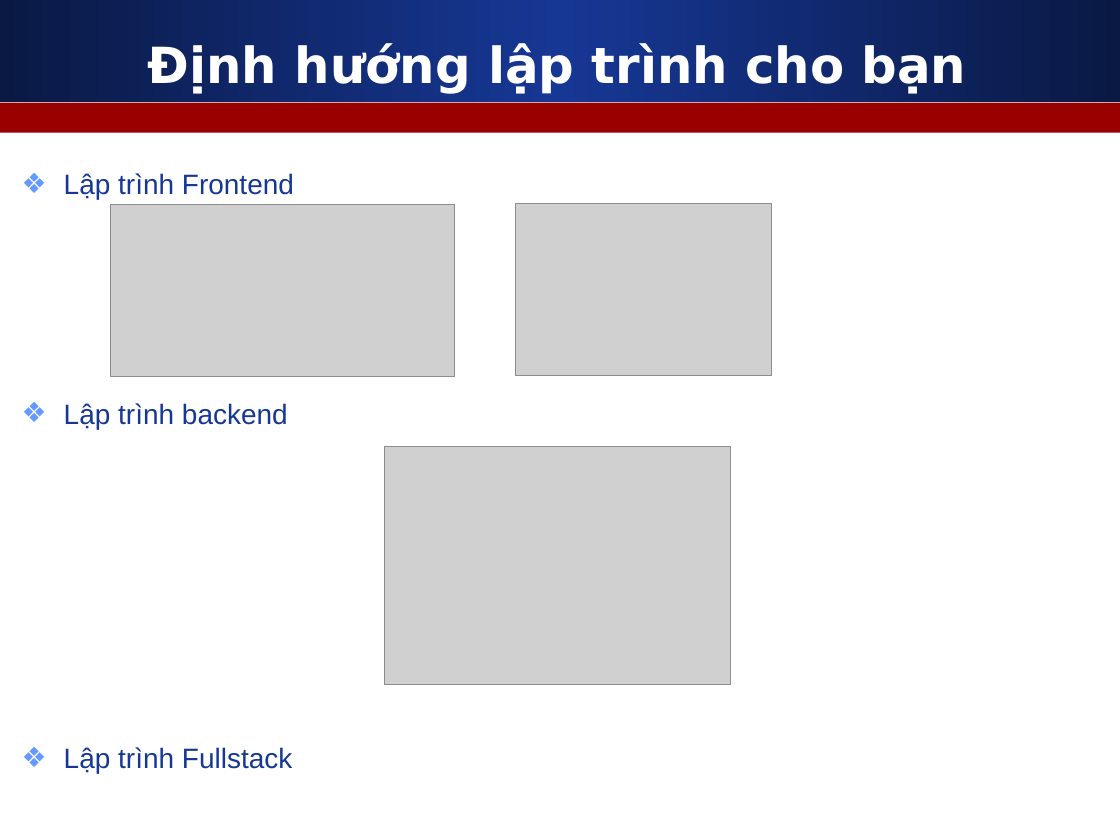
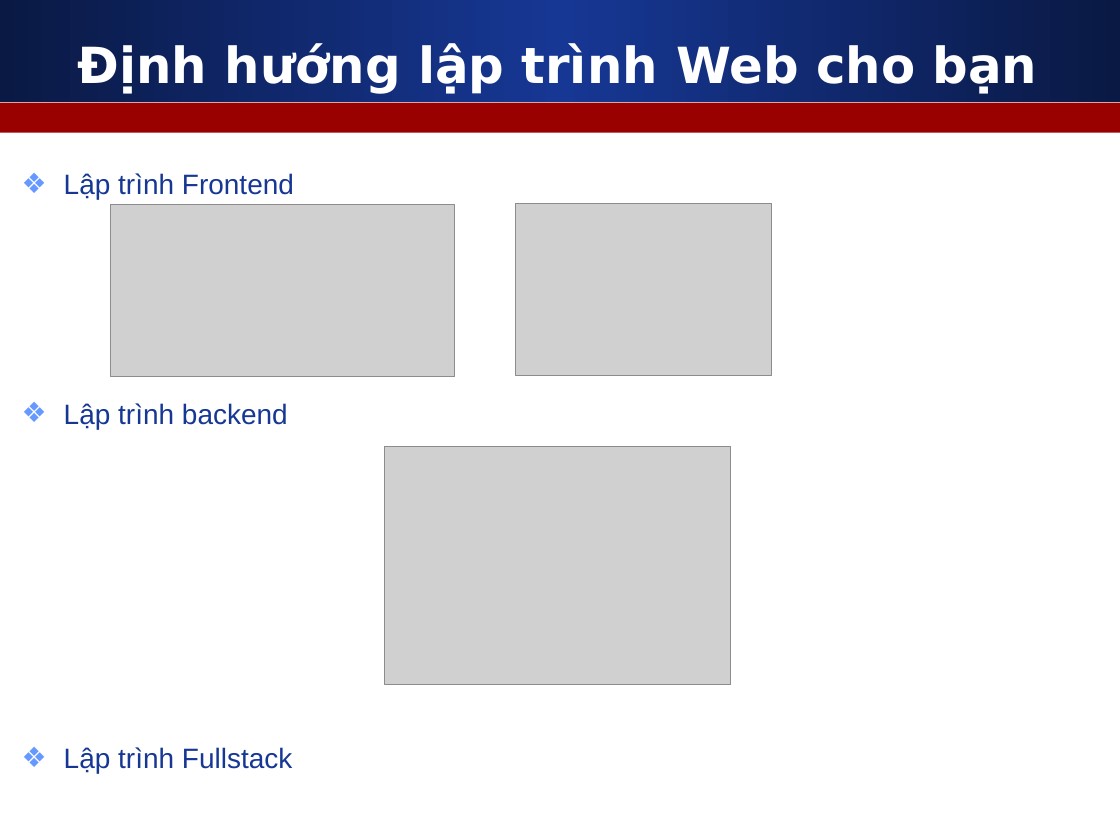
Before and after one commit to nguyenvietmanhit/PHP0721E_HDT, a slide deck: slide 9 of Day01_Software_Setup_And_Git_And_HTML/Slides/1_Gioi_thieu_khoa_hoc.ppt. Drawn at 1120x840 pixels with LibreOffice and Linux fonts; fonts in the diff are those of the drawing; grey boxes stand for pictures. Boxes give left, top, right and bottom in pixels: in the first picture for what was removed or moved away, otherwise in the second. Text is boxed around its words. In the diff, an @@ line names an element or a change of style, - is before the commit and + after.

```diff
--- a/Day01_Software_Setup_And_Git_And_HTML/Slides/1_Gioi_thieu_khoa_hoc.ppt
+++ b/Day01_Software_Setup_And_Git_And_HTML/Slides/1_Gioi_thieu_khoa_hoc.ppt
@@ title at (78, 43, 1038, 94): text changed @@
-Định hướng lập trình cho bạn
+Định hướng lập trình Web cho bạn
```
Also in this commit, not shown: 3 other slides changed, 1 other file.
